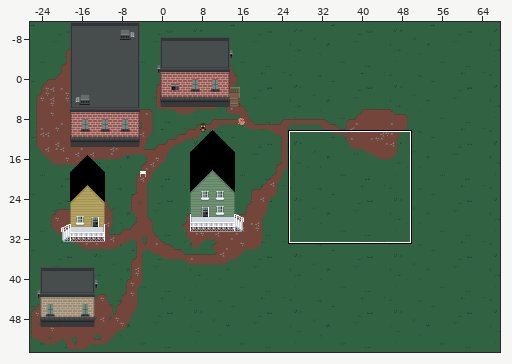
Two states of a Tiled map, assets/maps/start.tmx. The first picture is a wide view before the edit; the outline marks the close-up.
Close-up. First the earlier version:
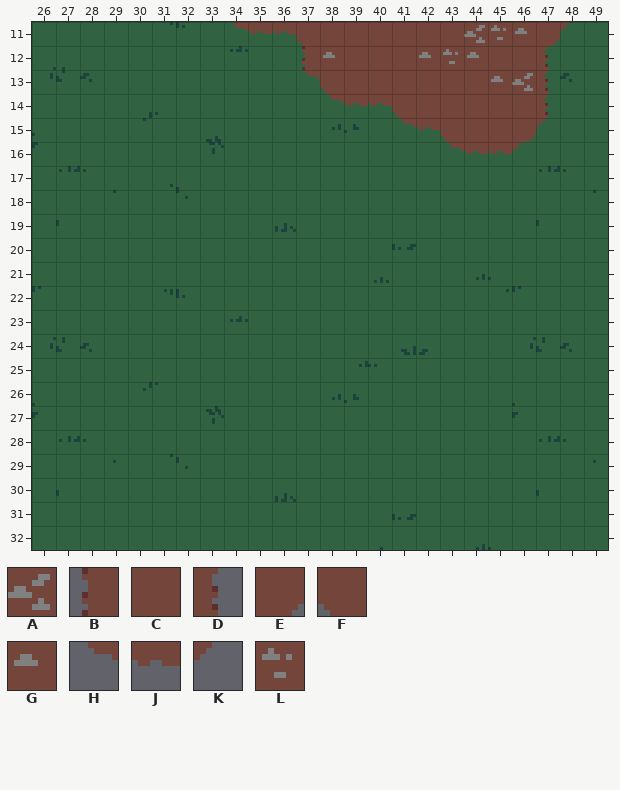
Cells are 8x8 px. Shown: x 26..49, y 11..32. The commit also changed other parts of the map, which this record leaves out.
Key: from "path": A 5, B 6, C 7, D 8, E 9, F 10, G 11, H 12, J 13, K 14, L 17.
_ is an empty cell.
Objects are placed by their top-left corner, in cells (3,4 is the top-left corner of cell 3,4); size is 1x1 cell unless given.
Layer "Ground" before, first column x 26:
11 ________HJJFCCCCCCALGEK_
12 ___________BGCCCGLGCCD__
13 ___________HFCCCCCCGAD__
14 ____________HJJFCCCCCD__
15 _______________HJFCCEK__
16 _________________HJJK___
17 ________________________
18 ________________________
19 ________________________
20 ________________________
21 ________________________
22 ________________________
23 ________________________
24 ________________________
25 ________________________
26 ________________________
27 ________________________
28 ________________________
29 ________________________
30 ________________________
31 ________________________
32 ________________________
Now the later version:
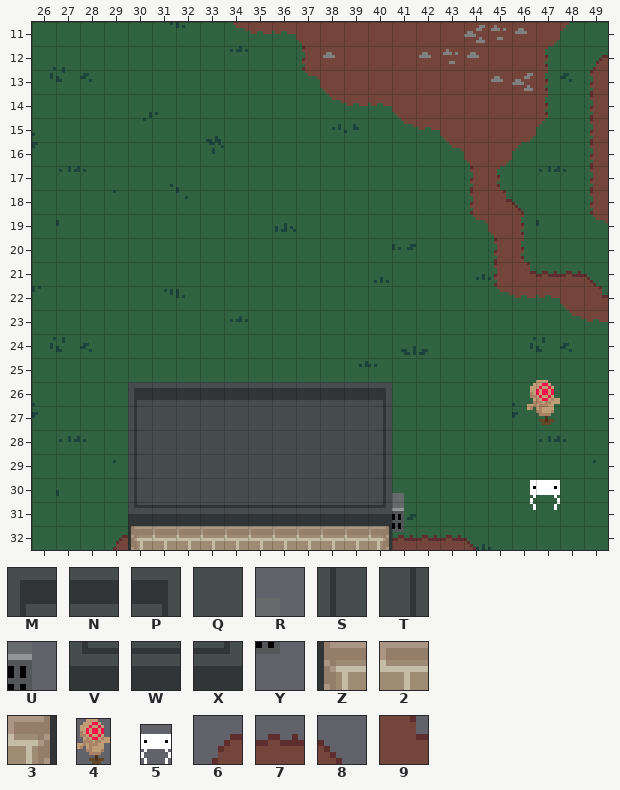
Further tiles: from "brick": M 0, N 1, P 2, Q 9, R 18, S 26, T 28, U 44, V 52, W 53, X 54, Y 70, Z 91, 2 92, 3 93; from "objects": 4 2 "dummy_tiled_display", 5 3 "josh_tiled_display"; from "path": 6 0, 7 1, 8 2, 9 15.
Change:
Layer "Ground":
y 12: x 49 _ -> 6
y 13..15: x 49 _ -> B
y 16: x 44..45 JJ -> FE; x 49 _ -> B
y 17: x 44..45 __ -> BD; x 49 _ -> B
y 18: x 44..46 ___ -> B98; x 49 _ -> B
y 19: x 44..46 ___ -> HFD; x 49 _ -> H
y 20: x 45..46 __ -> BD
y 21: x 45..49 _____ -> B9778
y 22: x 45..49 _____ -> HJJF9
y 23: x 48..49 __ -> HJ
y 32: x 29 _ -> 6; x 41..44 ____ -> 7778
Layer "Objects":
changed: outside this view -> 4 "dummy_tiled_display" at 46.6,25.9 size 1.4x1.9
added: 5 "josh_tiled_display" at 46.8,29.7 size 1.2x1.6
Layer "LowerLayer":
y 32: x 30..40 ___________ -> Z2222222223
Layer "UpperLayer":
y 26: x 30..40 ___________ -> MNNNNNNNNNP
y 27..29: x 30..40 ___________ -> SQQQQQQQQQT
y 30: x 30..41 ____________ -> SQQQQQQQQQTR
y 31: x 30..41 ____________ -> VWWWWWWWWWXU
y 32: x 41 _ -> Y
